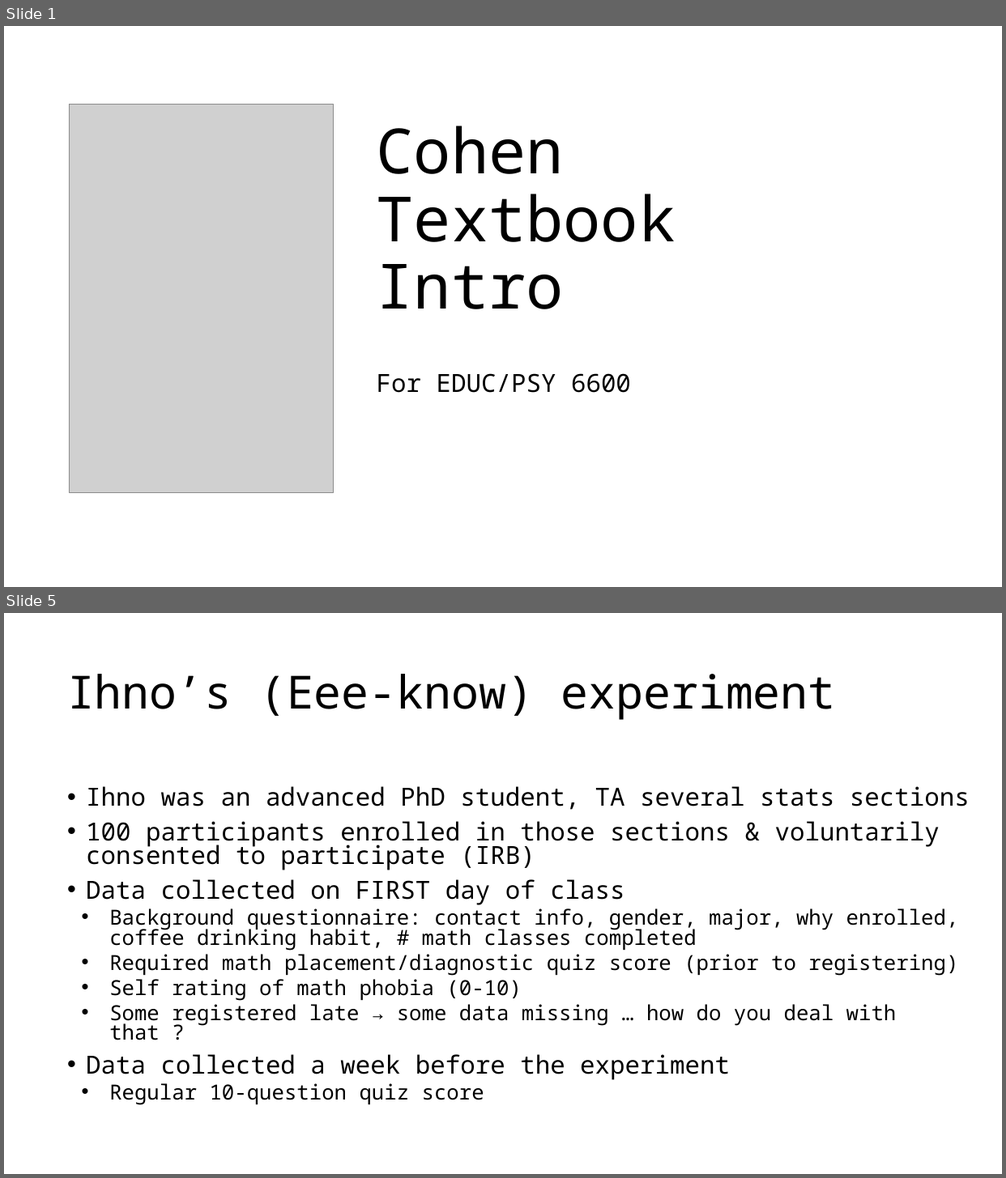
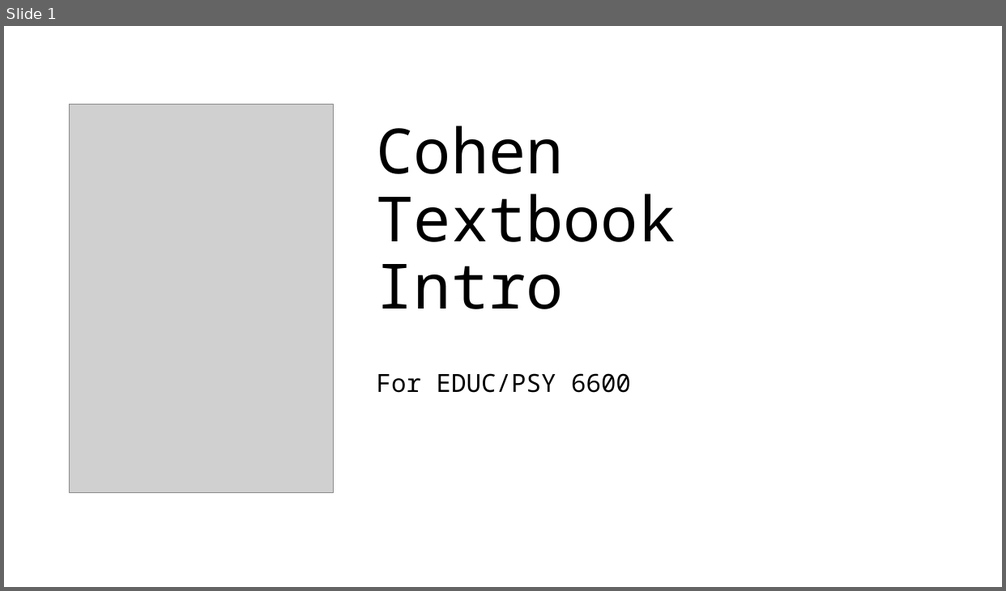
Before and after one commit to CEHS-research/PSY-6600_public, a slide deck: slides/ch0_cohen_textbook_4ed.pptx. Shown one above the other, each under a label of ours: slides 1 and 5 before the commit, slide 1 after it; the slides between them are not shown. The pictures are 1006x1178 and 1006x591 pixels, drawn with LibreOffice and Linux fonts; fonts in the diff are those of the drawing; grey boxes stand for pictures. Boxes give left, top, right and bottom in pixels: in the first picture for what was removed or moved away, otherwise in the second. Text is boxed around its words. In the diff, an @@ line names an element or a change of style, - is before the commit and + after.

```diff
--- a/slides/ch0_cohen_textbook_4ed.pptx
+++ b/slides/ch0_cohen_textbook_4ed.pptx
@@ slide 5 removed at (4, 613, 1002, 1174), background #FFFFFF @@
@@ title removed at (67, 674, 836, 720) @@
-Ihno’s (Eee-know) experiment
@@ text removed at (86, 786, 970, 1105) @@
-• Ihno was an advanced PhD student, TA several stats sections
-• 100 participants enrolled in those sections & voluntarily consented to participate (IRB)
-• Data collected on FIRST day of class
-  • Background questionnaire: contact info, gender, major, why enrolled, coffee drinking habit, # math classes completed
-  • Required math placement/diagnostic quiz score (prior to registering)
-  • Self rating of math phobia (0-10)
-  • Some registered late → some data missing … how do you deal with that ?
-• Data collected a week before the experiment
-  • Regular 10-question quiz score
```
Also in this commit, not shown: 4 slides changed, 4 slides added, 3 other files.
